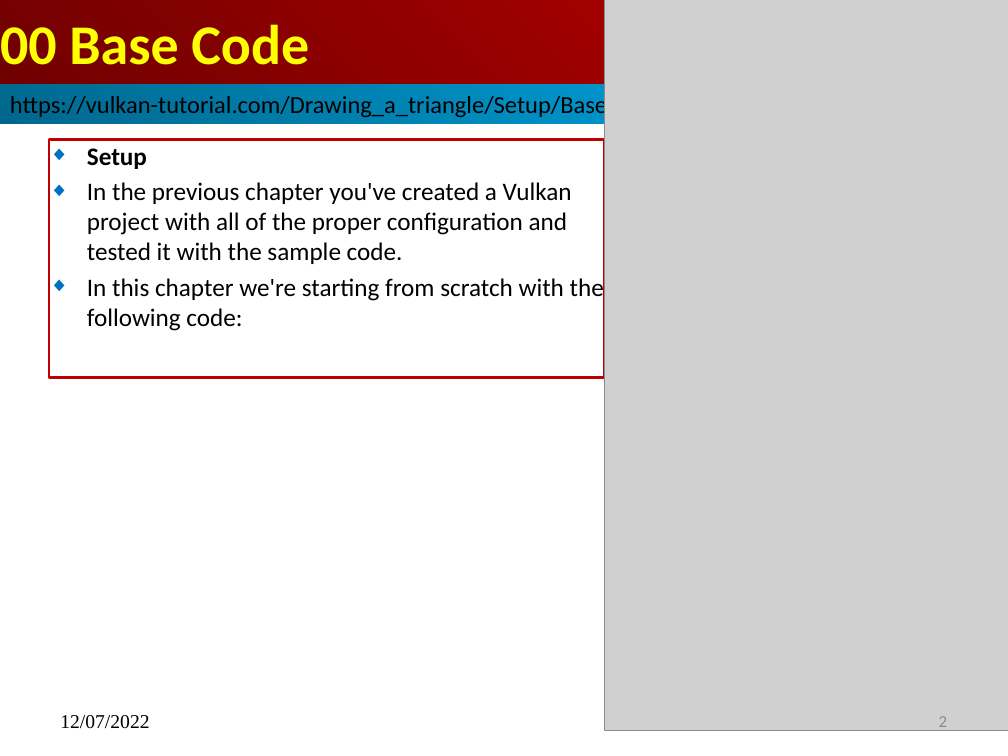
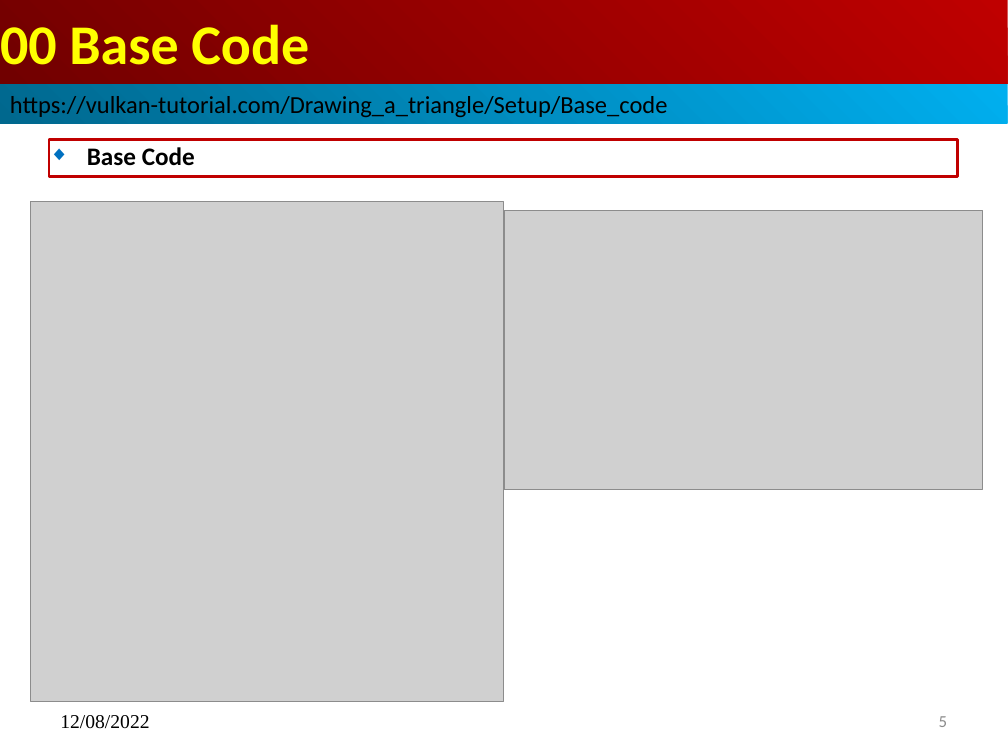
Before and after one commit to peterhchen/015_Vulkan_OpenGL, a slide deck: slide 5 of 00_base_code.pptx (slide 2 before the commit). Drawn at 1008x756 pixels with LibreOffice and Linux fonts; fonts in the diff are those of the drawing; grey boxes stand for pictures. Boxes give left, top, right and bottom in pixels: in the first picture for what was removed or moved away, otherwise in the second. Text is boxed around its words. In the diff, an @@ line names an element or a change of style, - is before the commit and + after.

```diff
--- a/00_base_code.pptx
+++ b/00_base_code.pptx
@@ picture removed at <box>605,0,1008,731</box> @@
@@ subtitle removed at <box>49,140,605,378</box> @@
-◆ Setup
-◆ In the previous chapter you've created a Vulkan project with all of the proper configuration and tested it with the sample code.
-◆ In this chapter we're starting from scratch with the following code:
@@ subtitle added at <box>49,140,958,176</box>, fill #FFFFFF, outline #C00000 2.01 pt, 18 pt, text #000000, bold @@
+◆ Base Code
@@ picture added at <box>31,202,504,702</box> @@
@@ picture added at <box>504,211,983,490</box> @@
@@ text at <box>60,715,149,729</box>: text changed @@
-12/07/2022
+12/08/2022
@@ page number at <box>939,716,947,727</box>: text changed @@
-2
+5
```
Also in this commit, not shown: 4 other slides changed, 1 slide added, 2 slides removed, 2 other files.
